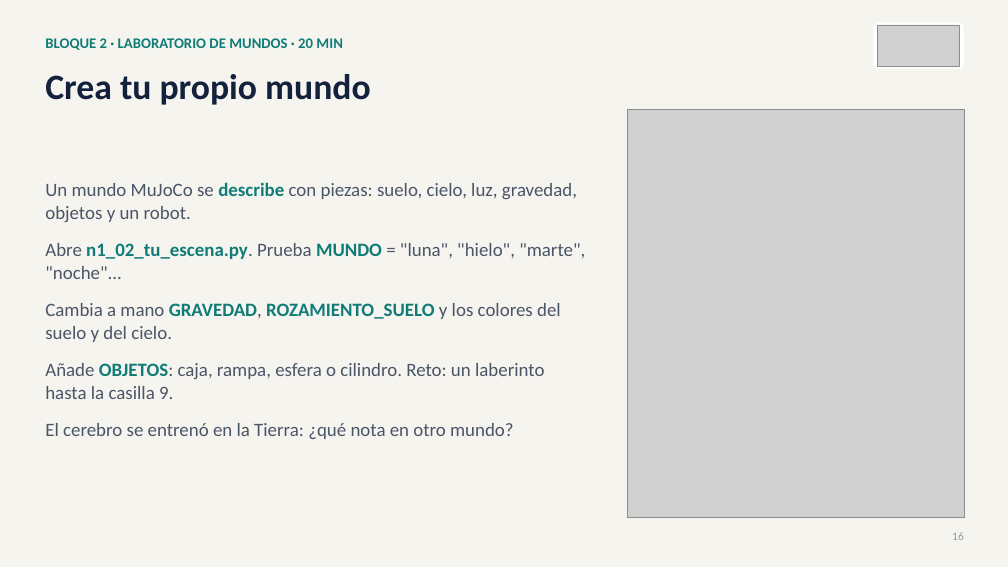
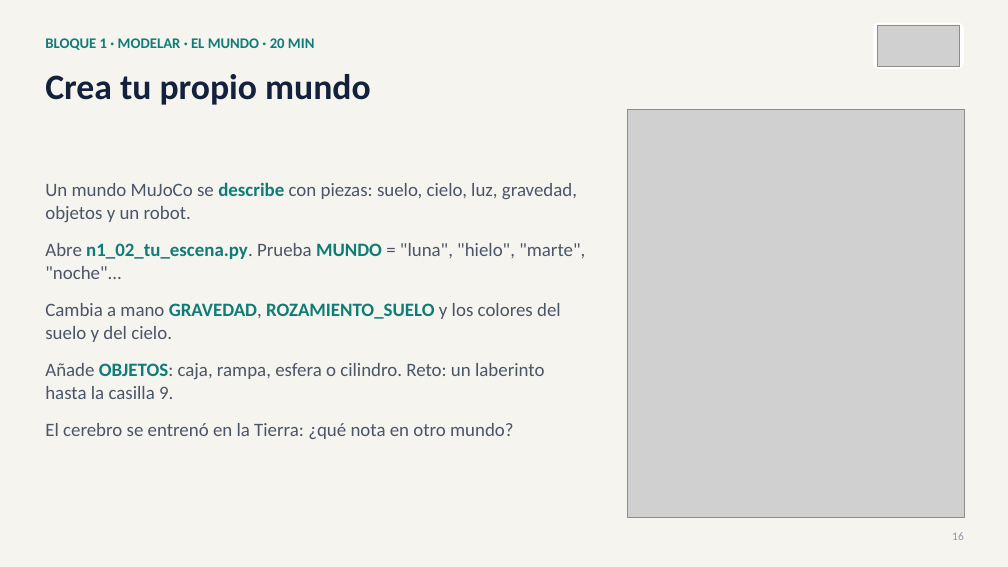
Before and after one commit to david2526IA/taller_microduck_windows, a slide deck: slide 16 of workshop-ia-fisica/presentaciones/Presentacion_03_taller_completo.pptx. Drawn at 1008x567 pixels with LibreOffice and Linux fonts; fonts in the diff are those of the drawing; grey boxes stand for pictures. Boxes give left, top, right and bottom in pixels: in the first picture for what was removed or moved away, otherwise in the second. Text is boxed around its words. In the diff, an @@ line names an element or a change of style, - is before the commit and + after.

Commit message:
Taller en cuatro bloques como el video y la descripcion oficial: Modelar, El entorno y el RL, Entrenar, Desplegar; casos de uso al final

```diff
--- a/workshop-ia-fisica/presentaciones/Presentacion_03_taller_completo.pptx
+++ b/workshop-ia-fisica/presentaciones/Presentacion_03_taller_completo.pptx
@@ text at bbox=[45, 38, 314, 50]: text changed @@
-BLOQUE 2 · LABORATORIO DE MUNDOS · 20 MIN
+BLOQUE 1 · MODELAR · EL MUNDO · 20 MIN
```
Also in this commit, not shown: 40 other slides changed, 3 other files.
